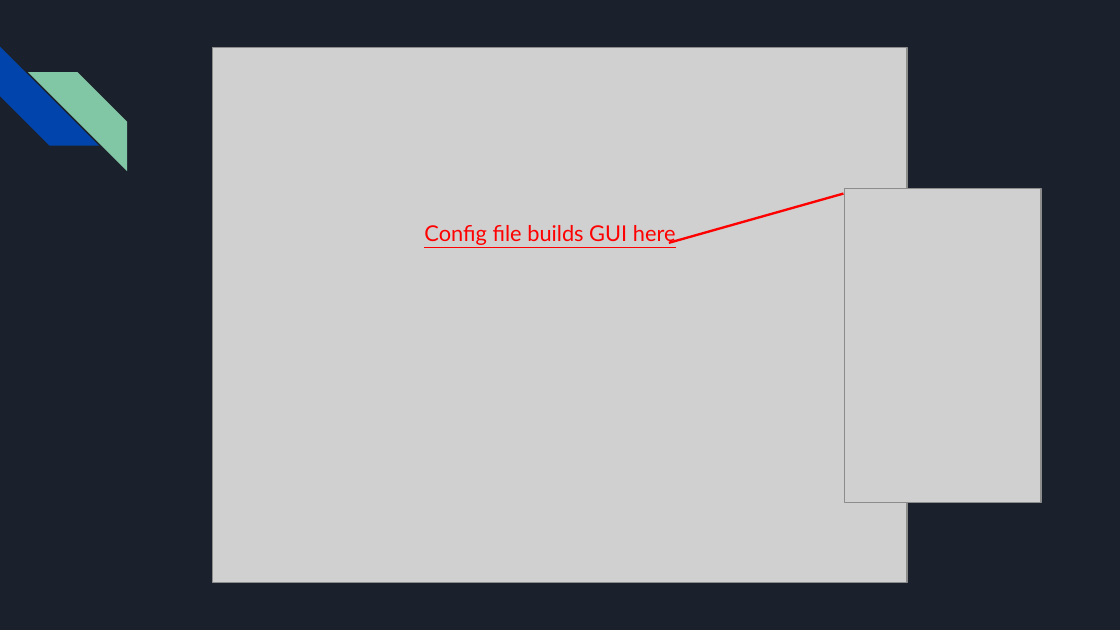
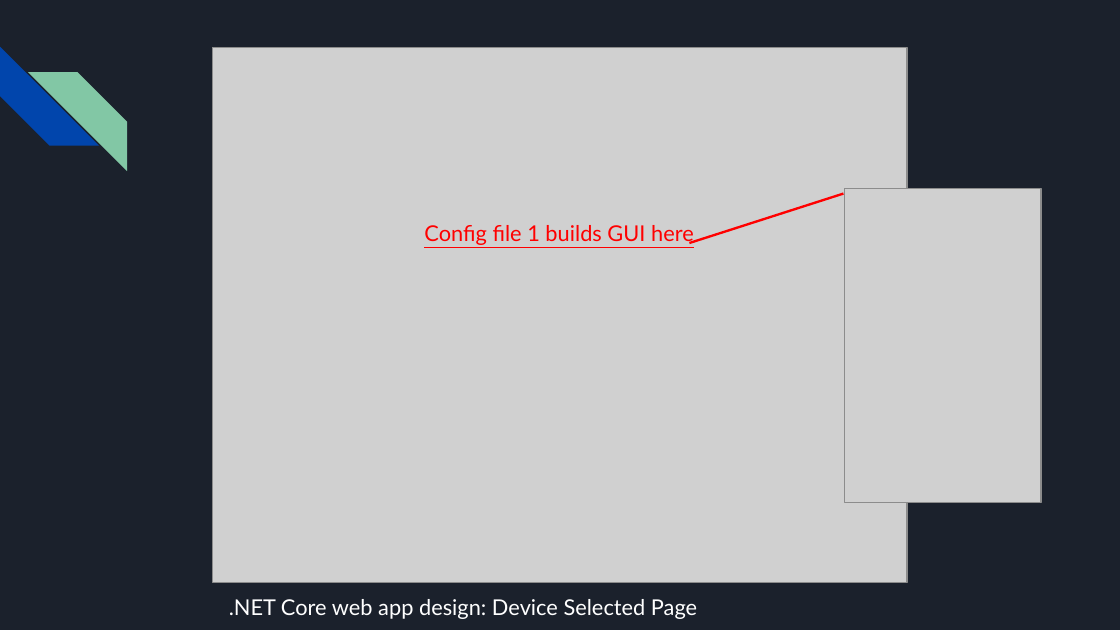
Before and after one commit to killsap/automated-multi-cycle-farming-in-space-website, a slide deck: slide 12 of docs/ProjectPlanPresentation2ndSemester.pptx (slide 7 before the commit). Drawn at 1120x630 pixels with LibreOffice and Linux fonts; fonts in the diff are those of the drawing; grey boxes stand for pictures. Boxes give left, top, right and bottom in pixels: in the first picture for what was removed or moved away, otherwise in the second. Text is boxed around its words. In the diff, an @@ line names an element or a change of style, - is before the commit and + after.

```diff
--- a/docs/ProjectPlanPresentation2ndSemester.pptx
+++ b/docs/ProjectPlanPresentation2ndSemester.pptx
@@ line moved from (843, 194) - (669, 243) to (843, 194) - (690, 243) @@
@@ text at (x1=424, y1=225, x2=694, y2=245): text changed @@
-Config file builds GUI here
+Config file 1 builds GUI here
@@ text added at (x1=229, y1=599, x2=697, y2=619), 14 pt, text #FFFFFF @@
+.NET Core web app design: Device Selected Page
```
Also in this commit, not shown: 8 other slides changed, 6 slides added, 1 slide removed.
